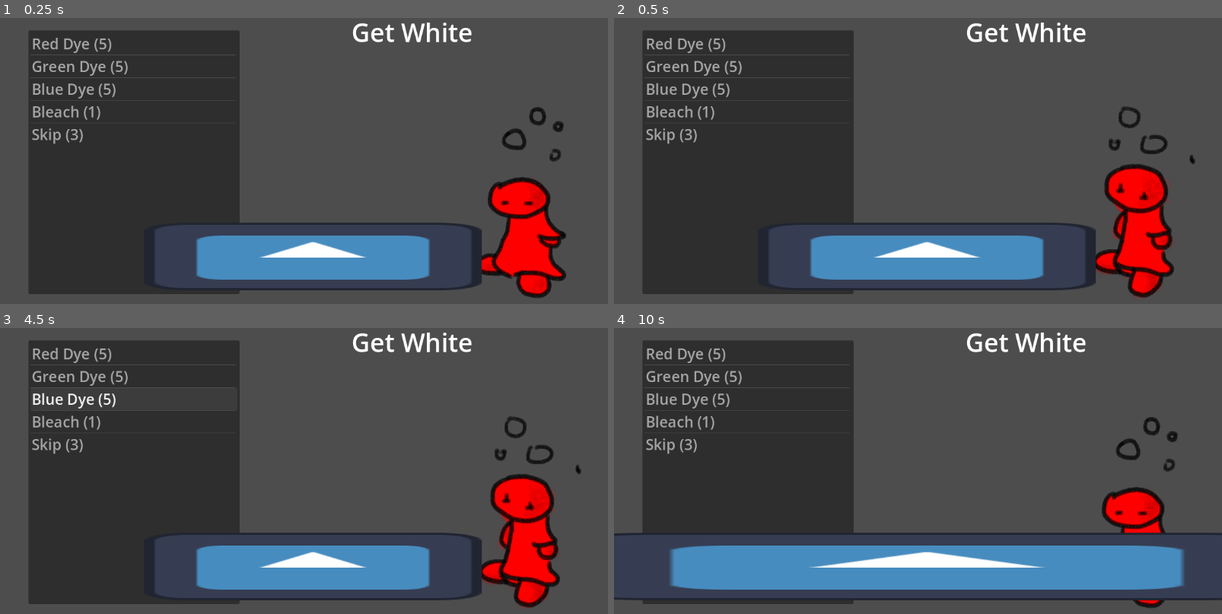
Above: before the commit, frames 1-4 (two rows, left to right).
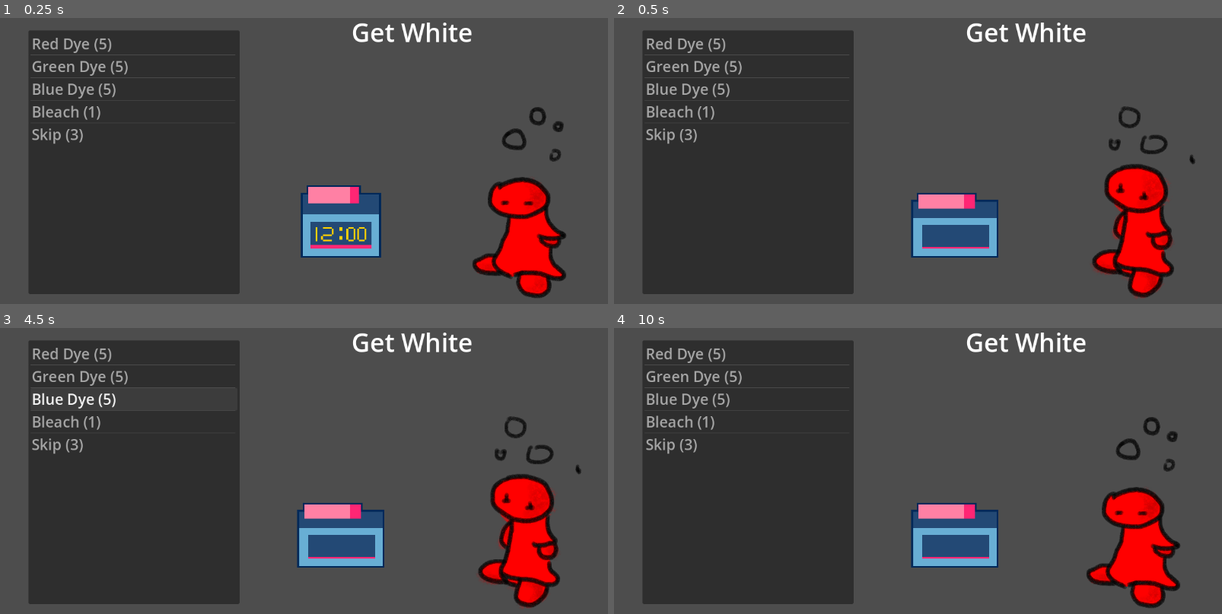
Above: after the commit, the same moments.

Repository: etherware-novice/poisongamejam
Game: Godot game, scene res://scenes/main_game_loop.tscn
The game is run twice, just before and just after one commit, with the same random seed, the same clock (stepped at 60 frames per second) and the same inputs. The engine's default icon, where the game draws it, is replaced by a stand-in: a white triangle on a blue panel in a dark square.
Inputs (mouse positions are in pixels of both pictures, inside the frame that each line leads up to):
- Up to frame 1 (0.25 s): no input
- Up to frame 2 (0.5 s): no input
- Up to frame 3 (4.5 s): move the mouse to (437, 433) at 0.52 s; tap Enter at 1.25, 4.25 s; move the mouse to (182, 468) at 1.27 s; move the mouse to (364, 373) at 2.02 s; tap Space at 2.75 s; move the mouse to (273, 519) at 2.77 s; move the mouse to (486, 502) at 3.52 s; move the mouse to (121, 399) at 4.27 s
- Up to frame 4 (10 s): move the mouse to (948, 450) at 5.02 s; move the mouse to (826, 365) at 5.77 s; move the mouse to (1051, 433) at 6.52 s; move the mouse to (796, 468) at 7.27 s; move the mouse to (978, 373) at 8.02 s; move the mouse to (887, 519) at 8.77 s; move the mouse to (1100, 502) at 9.52 s

The runs differ from the first frame. In frame 1, 11% of the frame differs, in the area x 25-80%, y 58-96%; in frame 2, 11%; in frame 3, 11%; in frame 4, 19%, in the area x 0-100%, y 61-96%.

Commit message:
work clock has art now

Diff:
--- a/project.godot
+++ b/project.godot
@@ -20,6 +20,10 @@
 constants="*res://scripts/constants.gd"
 player="*res://scripts/player.gd"
 
+[display]
+
+window/stretch/aspect="expand"
+
 [rendering]
 
 renderer/rendering_method="gl_compatibility"
--- a/scenes/main_game_loop.tscn
+++ b/scenes/main_game_loop.tscn
@@ -7,6 +7,7 @@
 [ext_resource type="Script" path="res://scripts/patient.gd" id="5_yuu1u"]
 [ext_resource type="Script" path="res://scripts/itembag.gd" id="6_3u6x2"]
 [ext_resource type="Script" path="res://scripts/workclock.gd" id="7_rbf8a"]
+[ext_resource type="Texture2D" uid="uid://nnjdho3v0ysf" path="res://art/workClock.png" id="7_xveha"]
 
 [sub_resource type="SpriteFrames" id="SpriteFrames_gfa6j"]
 animations = [{
@@ -30,15 +31,284 @@
 "speed": 2.0
 }]
 
-[sub_resource type="SpriteFrames" id="SpriteFrames_sae05"]
+[sub_resource type="AtlasTexture" id="AtlasTexture_ktaso"]
+atlas = ExtResource("7_xveha")
+region = Rect2(1728, 0, 64, 64)
+
+[sub_resource type="AtlasTexture" id="AtlasTexture_fyx8l"]
+atlas = ExtResource("7_xveha")
+region = Rect2(1792, 0, 64, 64)
+
+[sub_resource type="AtlasTexture" id="AtlasTexture_bg87p"]
+atlas = ExtResource("7_xveha")
+region = Rect2(1856, 0, 64, 64)
+
+[sub_resource type="AtlasTexture" id="AtlasTexture_20rg4"]
+atlas = ExtResource("7_xveha")
+region = Rect2(1920, 0, 64, 64)
+
+[sub_resource type="AtlasTexture" id="AtlasTexture_aefwq"]
+atlas = ExtResource("7_xveha")
+region = Rect2(256, 0, 64, 64)
+
+[sub_resource type="AtlasTexture" id="AtlasTexture_6s1bf"]
+atlas = ExtResource("7_xveha")
+region = Rect2(320, 0, 64, 64)
+
+[sub_resource type="AtlasTexture" id="AtlasTexture_hnrvu"]
+atlas = ExtResource("7_xveha")
+region = Rect2(128, 0, 64, 64)
+
+[sub_resource type="AtlasTexture" id="AtlasTexture_3v344"]
+atlas = ExtResource("7_xveha")
+region = Rect2(192, 0, 64, 64)
+
+[sub_resource type="AtlasTexture" id="AtlasTexture_ado4q"]
+atlas = ExtResource("7_xveha")
+region = Rect2(0, 0, 64, 64)
+
+[sub_resource type="AtlasTexture" id="AtlasTexture_c8di0"]
+atlas = ExtResource("7_xveha")
+region = Rect2(64, 0, 64, 64)
+
+[sub_resource type="AtlasTexture" id="AtlasTexture_2uyxq"]
+atlas = ExtResource("7_xveha")
+region = Rect2(1472, 0, 64, 64)
+
+[sub_resource type="AtlasTexture" id="AtlasTexture_7qar6"]
+atlas = ExtResource("7_xveha")
+region = Rect2(1536, 0, 64, 64)
+
+[sub_resource type="AtlasTexture" id="AtlasTexture_ku2nm"]
+atlas = ExtResource("7_xveha")
+region = Rect2(1600, 0, 64, 64)
+
+[sub_resource type="AtlasTexture" id="AtlasTexture_p5c1w"]
+atlas = ExtResource("7_xveha")
+region = Rect2(1664, 0, 64, 64)
+
+[sub_resource type="AtlasTexture" id="AtlasTexture_10lng"]
+atlas = ExtResource("7_xveha")
+region = Rect2(1280, 0, 64, 64)
+
+[sub_resource type="AtlasTexture" id="AtlasTexture_5qhck"]
+atlas = ExtResource("7_xveha")
+region = Rect2(1344, 0, 64, 64)
+
+[sub_resource type="AtlasTexture" id="AtlasTexture_3m3i3"]
+atlas = ExtResource("7_xveha")
+region = Rect2(1408, 0, 64, 64)
+
+[sub_resource type="AtlasTexture" id="AtlasTexture_ug2ij"]
+atlas = ExtResource("7_xveha")
+region = Rect2(1088, 0, 64, 64)
+
+[sub_resource type="AtlasTexture" id="AtlasTexture_m2roj"]
+atlas = ExtResource("7_xveha")
+region = Rect2(1152, 0, 64, 64)
+
+[sub_resource type="AtlasTexture" id="AtlasTexture_sjbpo"]
+atlas = ExtResource("7_xveha")
+region = Rect2(1216, 0, 64, 64)
+
+[sub_resource type="AtlasTexture" id="AtlasTexture_27cyb"]
+atlas = ExtResource("7_xveha")
+region = Rect2(896, 0, 64, 64)
+
+[sub_resource type="AtlasTexture" id="AtlasTexture_qrmgp"]
+atlas = ExtResource("7_xveha")
+region = Rect2(960, 0, 64, 64)
+
+[sub_resource type="AtlasTexture" id="AtlasTexture_hmrst"]
+atlas = ExtResource("7_xveha")
+region = Rect2(1024, 0, 64, 64)
+
+[sub_resource type="AtlasTexture" id="AtlasTexture_tgu2s"]
+atlas = ExtResource("7_xveha")
+region = Rect2(768, 0, 64, 64)
+
+[sub_resource type="AtlasTexture" id="AtlasTexture_3r2w2"]
+atlas = ExtResource("7_xveha")
+region = Rect2(832, 0, 64, 64)
+
+[sub_resource type="AtlasTexture" id="AtlasTexture_txw5l"]
+atlas = ExtResource("7_xveha")
+region = Rect2(640, 0, 64, 64)
+
+[sub_resource type="AtlasTexture" id="AtlasTexture_3xg4s"]
+atlas = ExtResource("7_xveha")
+region = Rect2(704, 0, 64, 64)
+
+[sub_resource type="AtlasTexture" id="AtlasTexture_a08nu"]
+atlas = ExtResource("7_xveha")
+region = Rect2(512, 0, 64, 64)
+
+[sub_resource type="AtlasTexture" id="AtlasTexture_2jcyb"]
+atlas = ExtResource("7_xveha")
+region = Rect2(576, 0, 64, 64)
+
+[sub_resource type="AtlasTexture" id="AtlasTexture_pwrmk"]
+atlas = ExtResource("7_xveha")
+region = Rect2(384, 0, 64, 64)
+
+[sub_resource type="AtlasTexture" id="AtlasTexture_irj17"]
+atlas = ExtResource("7_xveha")
+region = Rect2(448, 0, 64, 64)
+
+[sub_resource type="SpriteFrames" id="SpriteFrames_8npng"]
 animations = [{
 "frames": [{
 "duration": 1.0,
-"texture": ExtResource("2_b61lp")
-}],
-"loop": true,
-"name": &"default",
-"speed": 5.0
+"texture": SubResource("AtlasTexture_ktaso")
+}, {
+"duration": 1.0,
+"texture": SubResource("AtlasTexture_fyx8l")
+}, {
+"duration": 1.0,
+"texture": SubResource("AtlasTexture_bg87p")
+}, {
+"duration": 1.0,
+"texture": SubResource("AtlasTexture_20rg4")
+}],
+"loop": true,
+"name": &"1",
+"speed": 8.0
+}, {
+"frames": [{
+"duration": 1.0,
+"texture": SubResource("AtlasTexture_aefwq")
+}, {
+"duration": 1.0,
+"texture": SubResource("AtlasTexture_6s1bf")
+}],
+"loop": true,
+"name": &"10",
+"speed": 2.0
+}, {
+"frames": [{
+"duration": 1.0,
+"texture": SubResource("AtlasTexture_hnrvu")
+}, {
+"duration": 1.0,
+"texture": SubResource("AtlasTexture_3v344")
+}],
+"loop": true,
+"name": &"11",
+"speed": 2.0
+}, {
+"frames": [{
+"duration": 1.0,
+"texture": SubResource("AtlasTexture_ado4q")
+}, {
+"duration": 1.0,
+"texture": SubResource("AtlasTexture_c8di0")
+}],
+"loop": true,
+"name": &"12",
+"speed": 2.0
+}, {
+"frames": [{
+"duration": 1.0,
+"texture": SubResource("AtlasTexture_2uyxq")
+}, {
+"duration": 1.0,
+"texture": SubResource("AtlasTexture_7qar6")
+}, {
+"duration": 1.0,
+"texture": SubResource("AtlasTexture_ku2nm")
+}, {
+"duration": 1.0,
+"texture": SubResource("AtlasTexture_p5c1w")
+}],
+"loop": true,
+"name": &"2",
+"speed": 6.0
+}, {
+"frames": [{
+"duration": 1.0,
+"texture": SubResource("AtlasTexture_10lng")
+}, {
+"duration": 1.0,
+"texture": SubResource("AtlasTexture_5qhck")
+}, {
+"duration": 1.0,
+"texture": SubResource("AtlasTexture_3m3i3")
+}],
+"loop": true,
+"name": &"3",
+"speed": 4.0
+}, {
+"frames": [{
+"duration": 1.0,
+"texture": SubResource("AtlasTexture_ug2ij")
+}, {
+"duration": 1.0,
+"texture": SubResource("AtlasTexture_m2roj")
+}, {
+"duration": 1.0,
+"texture": SubResource("AtlasTexture_sjbpo")
+}],
+"loop": true,
+"name": &"4",
+"speed": 4.0
+}, {
+"frames": [{
+"duration": 1.0,
+"texture": SubResource("AtlasTexture_27cyb")
+}, {
+"duration": 1.0,
+"texture": SubResource("AtlasTexture_qrmgp")
+}, {
+"duration": 1.0,
+"texture": SubResource("AtlasTexture_hmrst")
+}],
+"loop": true,
+"name": &"5",
+"speed": 4.0
+}, {
+"frames": [{
+"duration": 1.0,
+"texture": SubResource("AtlasTexture_tgu2s")
+}, {
+"duration": 1.0,
+"texture": SubResource("AtlasTexture_3r2w2")
+}],
+"loop": true,
+"name": &"6",
+"speed": 2.0
+}, {
+"frames": [{
+"duration": 1.0,
+"texture": SubResource("AtlasTexture_txw5l")
+}, {
+"duration": 1.0,
+"texture": SubResource("AtlasTexture_3xg4s")
+}],
+"loop": true,
+"name": &"7",
+"speed": 2.0
+}, {
+"frames": [{
+"duration": 1.0,
+"texture": SubResource("AtlasTexture_a08nu")
+}, {
+"duration": 1.0,
+"texture": SubResource("AtlasTexture_2jcyb")
+}],
+"loop": true,
+"name": &"8",
+"speed": 2.0
+}, {
+"frames": [{
+"duration": 1.0,
+"texture": SubResource("AtlasTexture_pwrmk")
+}, {
+"duration": 1.0,
+"texture": SubResource("AtlasTexture_irj17")
+}],
+"loop": true,
+"name": &"9",
+"speed": 2.0
 }]
 
 [node name="MainGameLoop" type="Node2D"]
@@ -68,13 +338,15 @@
 text = "placeholder"
 
 [node name="workclock" type="AnimatedSprite2D" parent="."]
-position = Vector2(593, 545)
-scale = Vector2(5, 1)
-sprite_frames = SubResource("SpriteFrames_sae05")
+texture_filter = 1
+position = Vector2(646, 482)
+scale = Vector2(3.4375, 3.4375)
+sprite_frames = SubResource("SpriteFrames_8npng")
+animation = &"1"
 script = ExtResource("7_rbf8a")
 
 [node name="hourTick" type="Timer" parent="workclock"]
-wait_time = 10.0
+wait_time = 5.0
 autostart = true
 
 [connection signal="complete" from="patient" to="." method="_on_patient_complete"]
--- a/scripts/workclock.gd
+++ b/scripts/workclock.gd
@@ -1,12 +1,12 @@
 extends AnimatedSprite2D
 
-var hoursLeft = 12  # 120 seconds (2 minutes)
+var hoursLeft = 12  # 120 seconds (2 mins)
 
 signal timeUp
 
 # Called when the node enters the scene tree for the first time.
 func _ready():
-	pass # Replace with function body.
+	play(str(hoursLeft))
 
 
 # Called every frame. 'delta' is the elapsed time since the previous frame.
@@ -16,6 +16,6 @@
 
 func _on_hour_tick_timeout():
 	hoursLeft -= 1
-	scale.x = hoursLeft
-	if hoursLeft < 0:
+	animation = str(hoursLeft)
+	if hoursLeft < 1:
 		timeUp.emit()
Binary file added: art/workClock.aseprite
Binary file added: art/workClock.gif
Binary file added: art/workClock.png
Not shown, added: art/workClock.png.import
Not shown: 1 places in scenes/main_game_loop.tscn that only renumber resources
